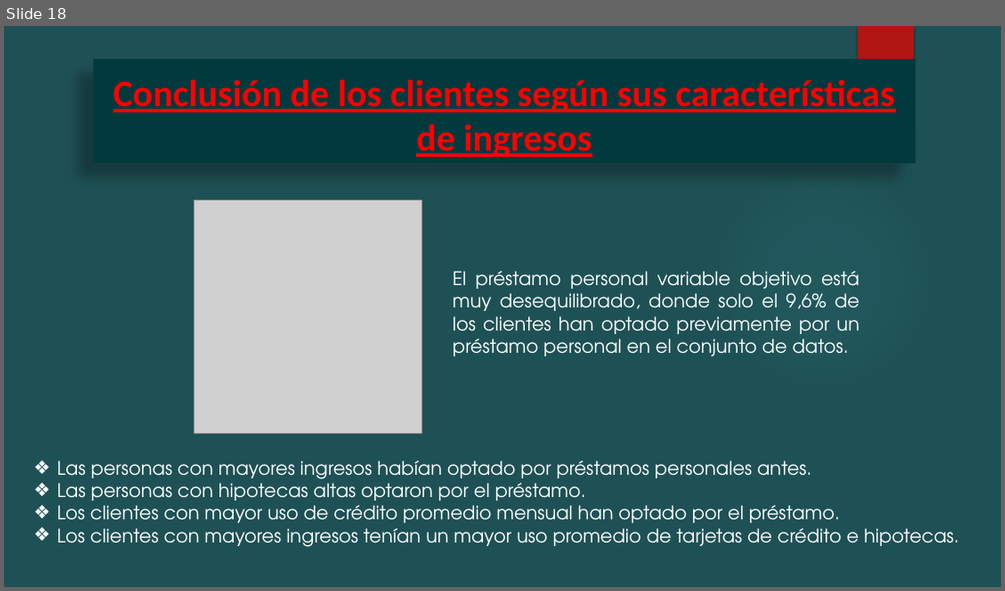
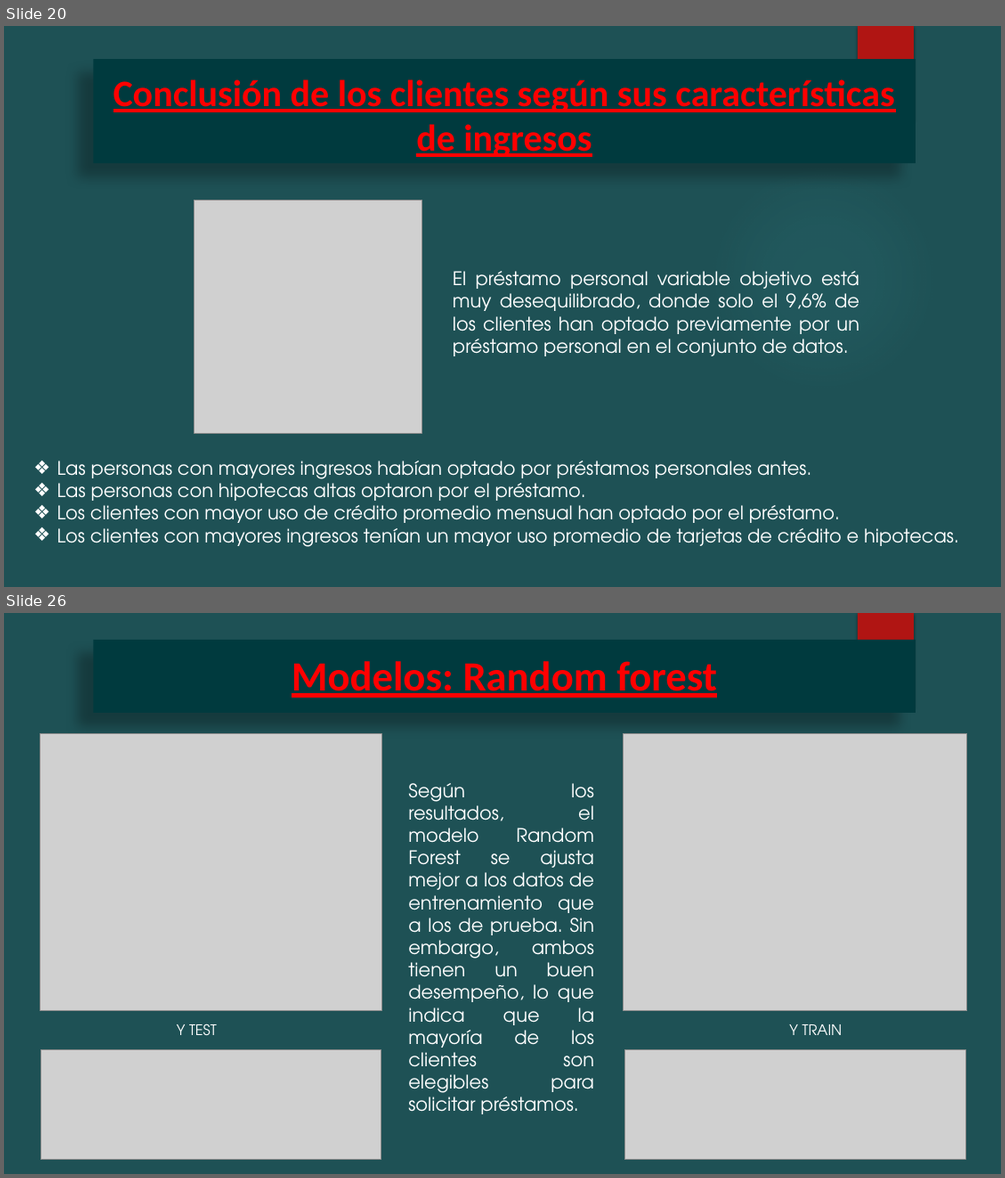
Before and after one commit to Augustobar1991/Proyecto-Coderhouse-Data-Science, a slide deck: Bank/Entrega/Modelado de Prestamos Personales Thera Bank.pptx. Shown one above the other, each under a label of ours: slide 18 before the commit, slides 20 and 26 after it; the slides between them are not shown. The pictures are 1005x591 and 1005x1178 pixels, drawn with LibreOffice and Linux fonts; fonts in the diff are those of the drawing; grey boxes stand for pictures; background and template pictures are left out. Boxes give left, top, right and bottom in pixels: in the first picture for what was removed or moved away, otherwise in the second. Text is boxed around its words. In the diff, an @@ line names an element or a change of style, - is before the commit and + after.

```diff
--- a/Bank/Entrega/Modelado de Prestamos Personales Thera Bank.pptx
+++ b/Bank/Entrega/Modelado de Prestamos Personales Thera Bank.pptx
@@ slide 26 added at box(4, 613, 1001, 1174), background #1E5155; not listed: 1 template element that a slide beside it also shows @@
@@ title added at box(93, 639, 914, 713), fill #003A3E, 40 pt, text #FF0000, bold, underline @@
+Modelos: Random forest
@@ picture added at box(40, 734, 382, 1011) @@
@@ picture added at box(623, 734, 967, 1011) @@
@@ text added at box(408, 783, 595, 1114), 18 pt, text #FFFFFF @@
+Según los resultados, el modelo Random Forest se ajusta mejor a los datos de entrenamiento que a los de prueba. Sin embargo, ambos tienen un buen desempeño, lo que indica que la mayoría de los clientes son elegibles para solicitar préstamos.
@@ text added at box(177, 1023, 217, 1035), 14 pt, text #FFFFFF @@
+Y TEST
@@ text added at box(789, 1024, 842, 1035), 14 pt, text #FFFFFF @@
+Y TRAIN
@@ picture added at box(40, 1050, 380, 1159) @@
@@ picture added at box(624, 1050, 965, 1159) @@
@@ what was slide 18 is now slide 20 @@
```
Also in this commit, not shown: 10 slides changed, 14 other slides added, 2 other files.
